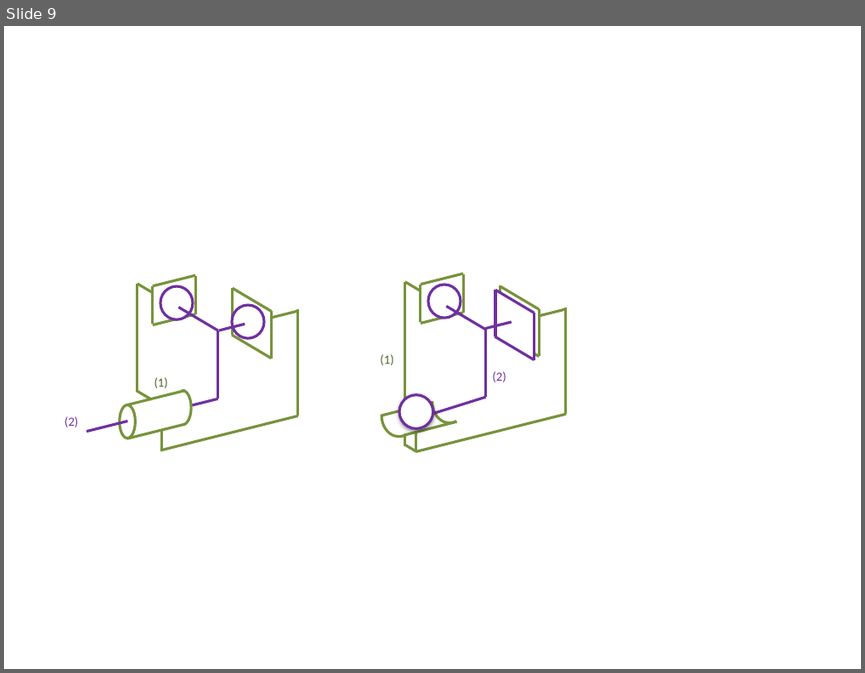
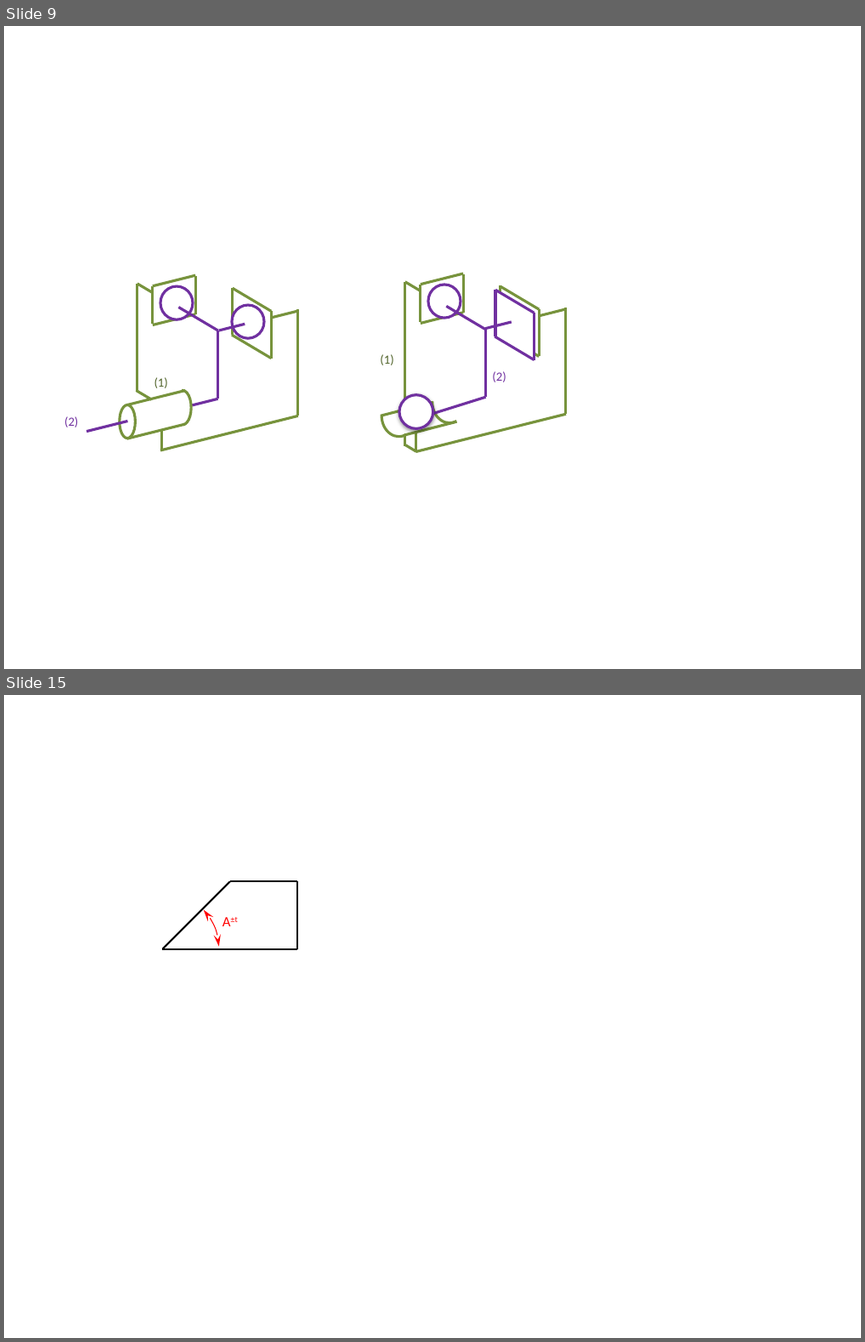
Before and after one commit to xpessoles/07_Etude_Systemes_Mecaniques_Analyser_Concevoir_Realiser, a slide deck: Realiser/04_SpecificationGeometrique/Cours/Word_2015/Figures.pptx. Shown one above the other, each under a label of ours: slide 9 before the commit, slides 9 and 15 after it; the slides between them are not shown. The pictures are 865x673 and 865x1342 pixels, drawn with LibreOffice and Linux fonts; fonts in the diff are those of the drawing. Boxes give left, top, right and bottom in pixels: in the first picture for what was removed or moved away, otherwise in the second. Text is boxed around its words. In the diff, an @@ line names an element or a change of style, - is before the commit and + after.

```diff
--- a/Realiser/04_SpecificationGeometrique/Cours/Word_2015/Figures.pptx
+++ b/Realiser/04_SpecificationGeometrique/Cours/Word_2015/Figures.pptx
@@ slide 15 added at (x1=4, y1=695, x2=861, y2=1338), background #FFFFFF @@
@@ arc (boxed as its full ellipse) added at (x1=104, y1=891, x2=219, y2=1006), outline #FF0000 0.75 pt @@
@@ line added from (230, 882) to (162, 948), #000000 1.5 pt @@
@@ line added from (230, 882) to (298, 882), #000000 1.5 pt @@
@@ line added from (298, 948) to (298, 882), #000000 1.5 pt @@
@@ text added at (x1=222, y1=917, x2=238, y2=926), 12 pt, text #FF0000 @@
+A±t
@@ line added from (298, 948) to (162, 948), #000000 1.5 pt @@
```
Also in this commit, not shown: 1 slide changed, 28 other slides added, 2 other files.
